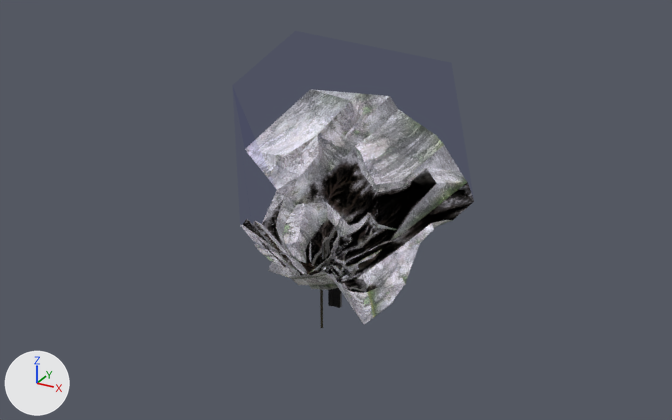
A saved change to the Blender file data/levels/alpine/models/alpine.blend.
Rendered twice from a 50 mm camera at (79691.0, -144205.0, 87063.0) aimed at (567.0, -343.0, 15131.0). The lights are fixed; the arrows at lower left show +X, +Y and +Z.

The older version as bpy lines, for what is in view:
```python
ob_bsp = bpy.data.objects.new('bsp', me_bsp_mesh)
ob_bsp.parent = ob_frame
ob_bsp.location = (0.0, 0.0, 0.0)
ob_weather = bpy.data.objects.new('weather', me_bsp_mesh_001)
ob_weather.parent = ob_frame
ob_weather.location = (0.0, 0.0, 0.0)
```
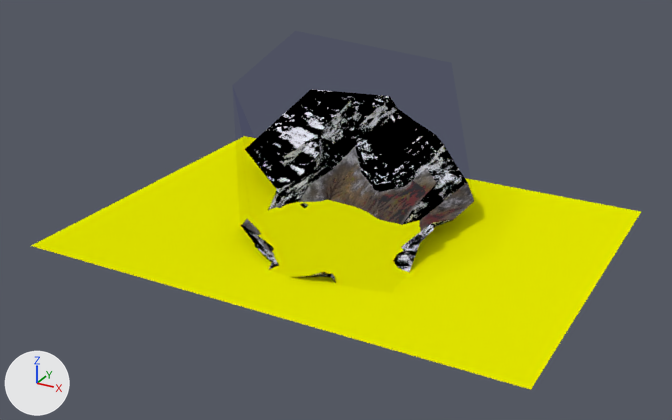
Changed parts and their boxes (x1, y1, x2, y2) in the pictures (672 x 420 px):
'weather', shown (yellow)
    after: (31, 141, 641, 390)
'bsp', surface changed
    both: (235, 87, 474, 328)

Edits to the bpy script that builds the scene:
```text
Add img_alpine_cliff_tif:
    img_alpine_cliff_tif = load_image('alpine_cliff.tif', '../bitmaps/alpine_cliff.tif', 1024, 256, 'sRGB')
Change mat_alpine_cliff:
    add n2 = _N.new('ShaderNodeBsdfDiffuse'); n2.name = 'Diffuse BSDF'
    where n1 = _N.new('ShaderNodeTexImage'); n1.name = 'Image Texture'
    remove n2 = _N.new('ShaderNodeBsdfDiffuse'); n2.name = 'Diffuse BSDF'
    n1.image: img_alpine_cliff_png -> img_alpine_cliff_tif
    add _L.new(n1.outputs[1], n2.inputs[1])  # 'Alpha' to 'Roughness'
Change mat_alpine_ground_mtn:
    where n1 = _N.new('ShaderNodeBsdfDiffuse'); n1.name = 'Diffuse BSDF'
    remove n1.inputs[1].default_value = 0.5  # 'Roughness'
    where n2 = _N.new('ShaderNodeTexImage'); n2.name = 'Image Texture'
    add _L.new(n2.outputs[1], n1.inputs[1])  # 'Alpha' to 'Roughness'
Change ob_weather:
    remove ob_weather.hide_set(True)
```
